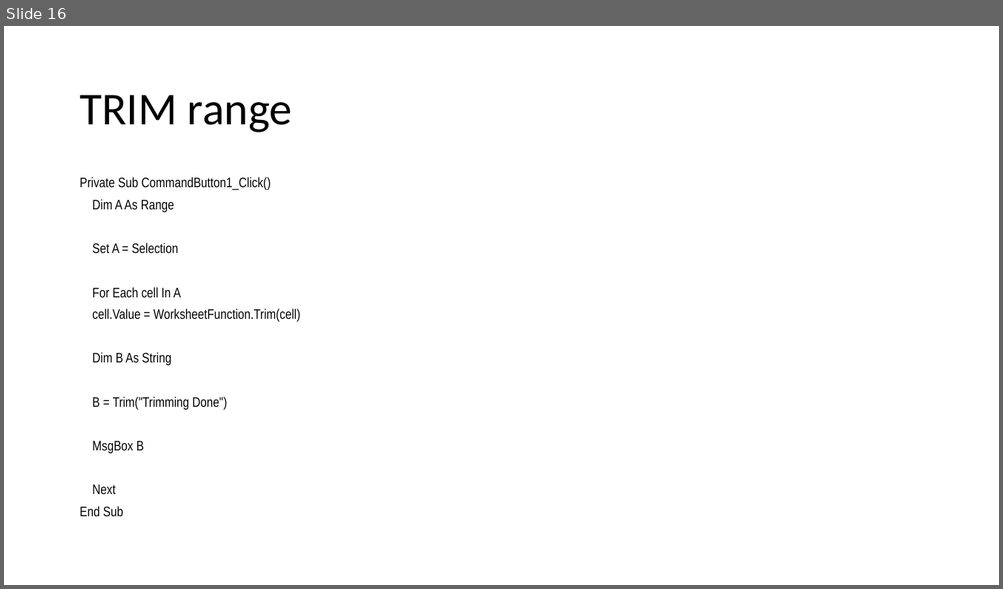
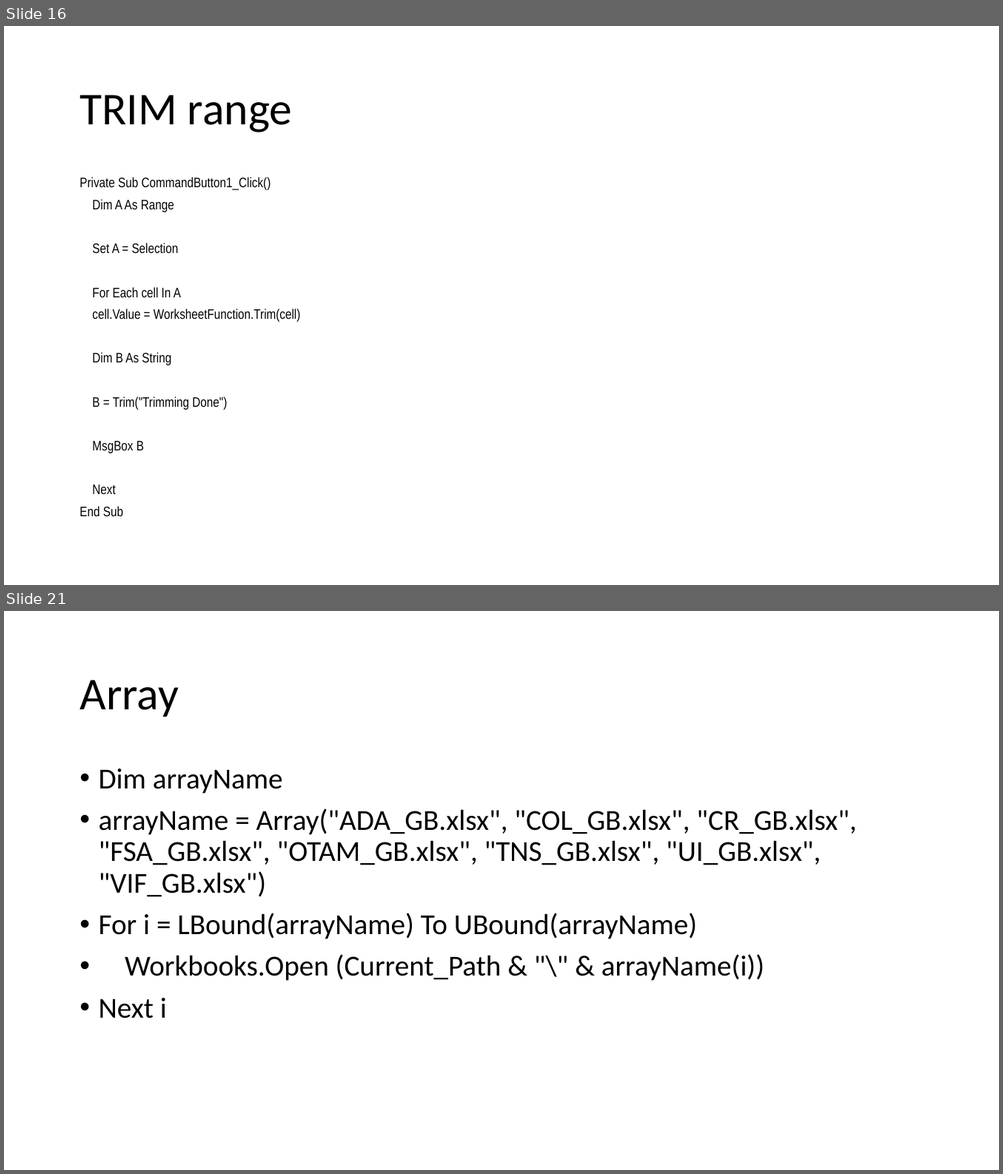
Before and after one commit to daoxuantruong/Demo, a slide deck: VBA_Basic.pptx. Shown one above the other, each under a label of ours: slide 16 before the commit, slides 16 and 21 after it; the slides between them are not shown. The pictures are 1003x589 and 1003x1174 pixels, drawn with LibreOffice and Linux fonts; fonts in the diff are those of the drawing. Boxes give left, top, right and bottom in pixels: in the first picture for what was removed or moved away, otherwise in the second. Text is boxed around its words. In the diff, an @@ line names an element or a change of style, - is before the commit and + after.

```diff
--- a/VBA_Basic.pptx
+++ b/VBA_Basic.pptx
@@ slide 21 added at [4, 611, 999, 1170], background #FFFFFF @@
@@ title added at [79, 680, 179, 717], 44 pt, text #000000 @@
+Array
@@ text added at [99, 769, 856, 1019], 28 pt, text #000000 @@
+• Dim arrayName
+• arrayName = Array("ADA_GB.xlsx", "COL_GB.xlsx", "CR_GB.xlsx", "FSA_GB.xlsx", "OTAM_GB.xlsx", "TNS_GB.xlsx", "UI_GB.xlsx", "VIF_GB.xlsx")
+• For i = LBound(arrayName) To UBound(arrayName)
+• Workbooks.Open (Current_Path & "\" & arrayName(i))
+• Next i
```
Also in this commit, not shown: 23 other slides added, 7 other files.
